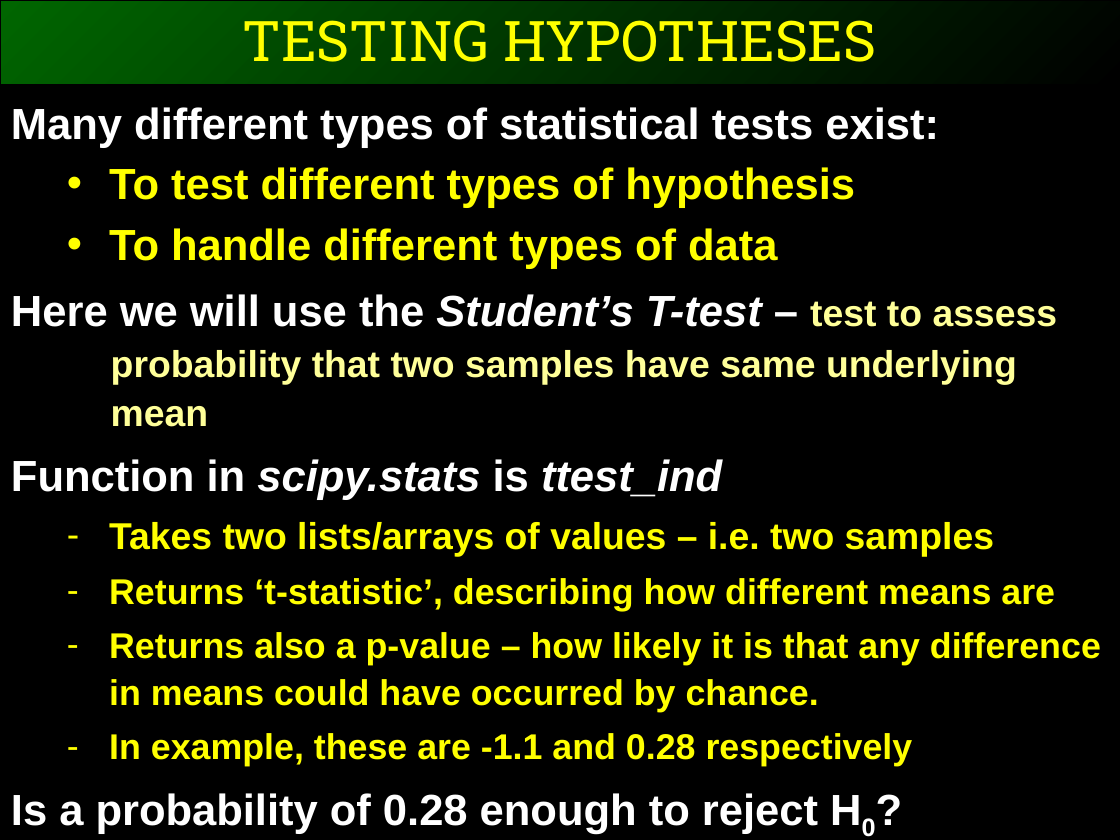
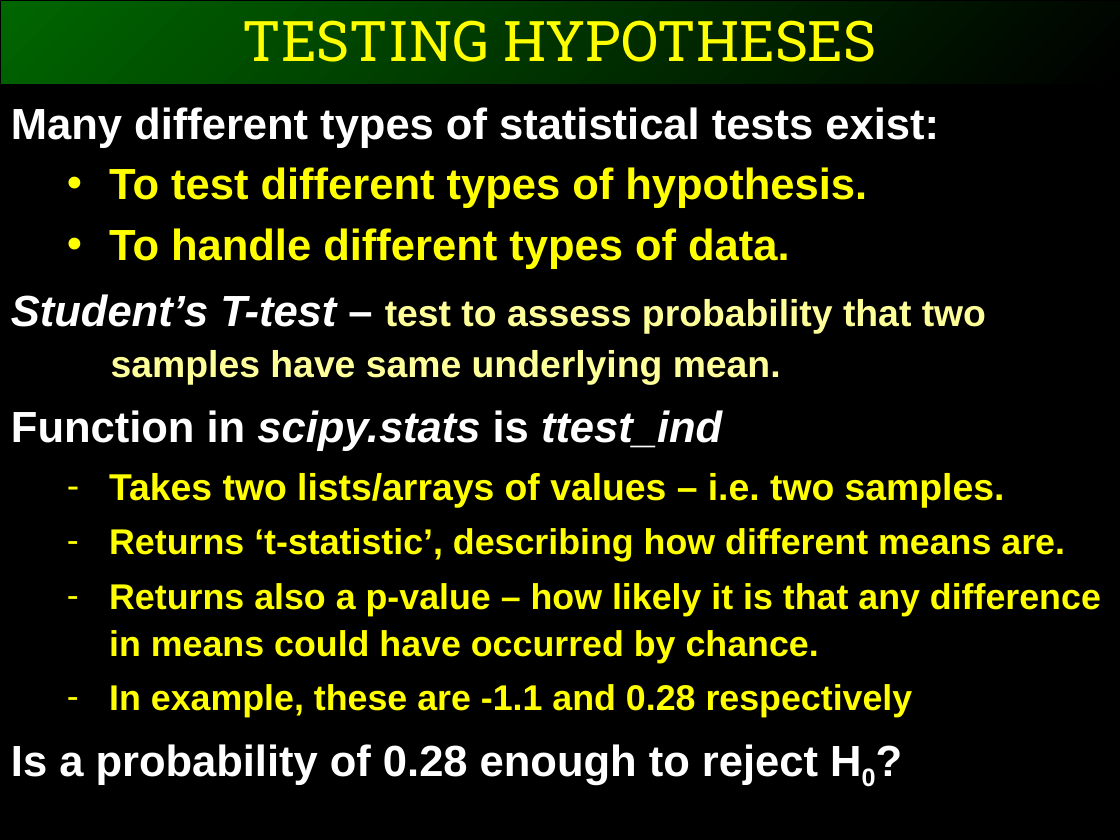
Before and after one commit to ggorman/Introduction-to-stats-for-geoscientists, a slide deck: slide 4 of slides/CSFG7.pptx. Drawn at 1120x840 pixels with LibreOffice and Linux fonts; fonts in the diff are those of the drawing. Boxes give left, top, right and bottom in pixels: in the first picture for what was removed or moved away, otherwise in the second. Text is boxed around its words. In the diff, an @@ line names an element or a change of style, - is before the commit and + after.

```diff
--- a/slides/CSFG7.pptx
+++ b/slides/CSFG7.pptx
@@ text at bbox=[11, 167, 986, 384]: text changed @@
-  • To test different types of hypothesis
-  • To handle different types of data
-Here we will use the Student’s T-test – test to assess probability that two samples have same underlying mean
+  • To test different types of hypothesis.
+  • To handle different types of data.
+Student’s T-test – test to assess probability that two samples have same underlying mean.
@@ text at bbox=[109, 473, 1065, 561]: text changed @@
-  – Takes two lists/arrays of values – i.e. two samples
-  – Returns ‘t-statistic’, describing how different means are
+  – Takes two lists/arrays of values – i.e. two samples.
+  – Returns ‘t-statistic’, describing how different means are.
```
Also in this commit, not shown: 9 other slides changed, 1 other file.
